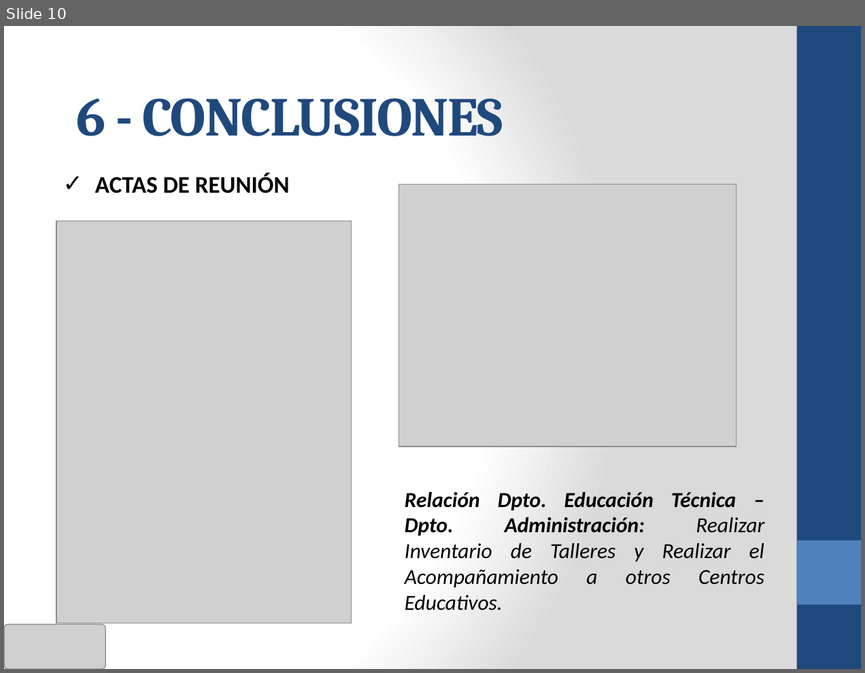
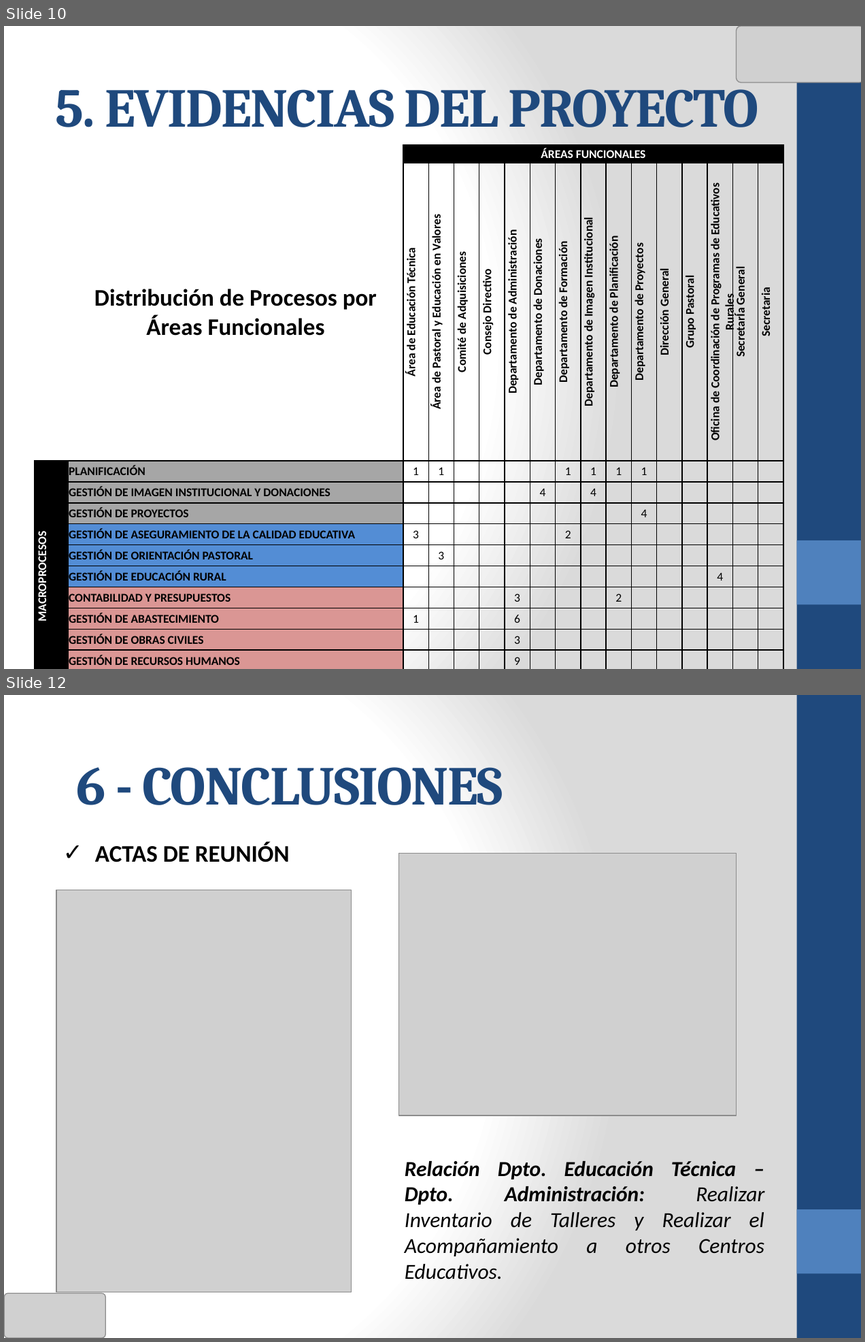
Before and after one commit to cms/proyecto-fya, a slide deck: Presentacion Final Ciclo 2011-02/ANOCFAP-[Presentación Final v2.0].pptx. Shown one above the other, each under a label of ours: slide 10 before the commit, slides 10 and 12 after it; the slides between them are not shown. The pictures are 865x673 and 865x1342 pixels, drawn with LibreOffice and Linux fonts; fonts in the diff are those of the drawing; grey boxes stand for pictures. Boxes give left, top, right and bottom in pixels: in the first picture for what was removed or moved away, otherwise in the second. Text is boxed around its words. In the diff, an @@ line names an element or a change of style, - is before the commit and + after.

```diff
--- a/Presentacion Final Ciclo 2011-02/ANOCFAP-[Presentación Final v2.0].pptx
+++ b/Presentacion Final Ciclo 2011-02/ANOCFAP-[Presentación Final v2.0].pptx
@@ slide 10 added at box(4, 26, 861, 669), background gradient #FFFFFF to #DADADA; not listed: 2 template elements that a slide beside it also shows @@
@@ picture added at box(736, 26, 861, 82) @@
@@ title added at box(56, 76, 758, 127), 46 pt, text #1F497D, bold @@
+5. EVIDENCIAS DEL PROYECTO
@@ table added at box(34, 145, 788, 667), 14 rows, 17 columns @@
+ |  | ÁREAS FUNCIONALES |  |  |  |  |  |  |  |  |  |  |  |  |  | 
+ | Distribución de Procesos por Áreas Funcionales | Área de Educación Técnica | Área de Pastoral y Educación en Valores | Comité de Adquisiciones | Consejo Directivo | Departamento de Administración | Departamento de Donaciones | Departamento de Formación | Departamento de Imagen Institucional | Departamento de Planificación | Departamento de Proyectos | Dirección General | Grupo Pastoral | Oficina de Coordinación de Programas de Educativos Rurales | SecretarÍa General | Secretaria
+MACROPROCESOS | PLANIFICACIÓN | 1 | 1 |  |  |  |  | 1 | 1 | 1 | 1 |  |  |  |  | 
+ | GESTIÓN DE IMAGEN INSTITUCIONAL Y DONACIONES |  |  |  |  |  | 4 |  | 4 |  |  |  |  |  |  | 
+ | GESTIÓN DE PROYECTOS |  |  |  |  |  |  |  |  |  | 4 |  |  |  |  | 
+ | GESTIÓN DE ASEGURAMIENTO DE LA CALIDAD EDUCATIVA | 3 |  |  |  |  |  | 2 |  |  |  |  |  |  |  | 
+ | GESTIÓN DE ORIENTACIÓN PASTORAL |  | 3 |  |  |  |  |  |  |  |  |  |  |  |  | 
+ | GESTIÓN DE EDUCACIÓN RURAL |  |  |  |  |  |  |  |  |  |  |  |  | 4 |  | 
+ | CONTABILIDAD Y PRESUPUESTOS |  |  |  |  | 3 |  |  |  | 2 |  |  |  |  |  | 
+ | GESTIÓN DE ABASTECIMIENTO | 1 |  |  |  | 6 |  |  |  |  |  |  |  |  |  | 
+ | GESTIÓN DE OBRAS CIVILES |  |  |  |  | 3 |  |  |  |  |  |  |  |  |  | 
+ | GESTIÓN DE RECURSOS HUMANOS |  |  |  |  | 9 |  |  |  |  |  |  |  |  |  | 
+ | GESTIÓN DE CONTROL DE PAGOS |  |  |  |  | 7 |  |  |  |  |  |  |  |  |  | 
+ |  | 5 | 4 | 0 | 0 | 28 | 4 | 3 | 5 | 3 | 5 | 0 | 0 | 4 | 0 | 0
@@ what was slide 10 is now slide 12 @@
```
Also in this commit, not shown: 7 slides changed, 7 other slides added, 1 slide removed, 1 other file.
